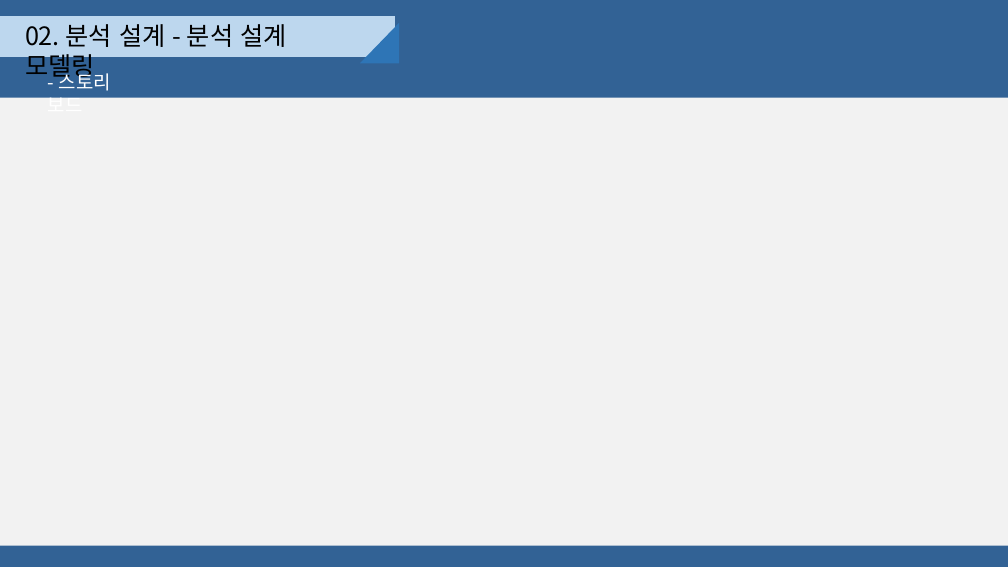
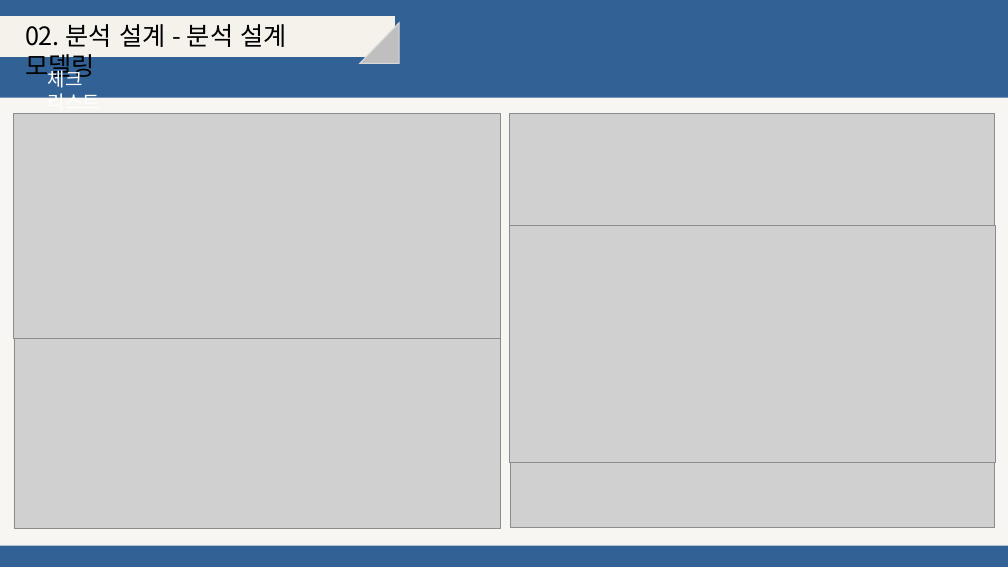
Before and after one commit to djyoon956/OWL_Refactoring, a slide deck: slide 18 of 4조/발표영상 및 PPT/OWL.pptx (slide 19 before the commit). Drawn at 1008x567 pixels with LibreOffice and Linux fonts; fonts in the diff are those of the drawing; grey boxes stand for pictures. Boxes give left, top, right and bottom in pixels: in the first picture for what was removed or moved away, otherwise in the second. Text is boxed around its words. In the diff, an @@ line names an element or a change of style, - is before the commit and + after.

```diff
--- a/4조/발표영상 및 PPT/OWL.pptx
+++ b/4조/발표영상 및 PPT/OWL.pptx
@@ rectangle at bbox=[0, 17, 394, 57]: fill #BDD7EE to #F5F1EB; outline #BDD7EE 1 pt to #F5F1EB 1 pt @@
@@ right triangle at bbox=[360, 23, 399, 64]: fill #2E75B6 to #BFBFBF; outline none to #D9D9D9 1 pt @@
@@ text removed at bbox=[48, 70, 111, 98] @@
-- 스토리 보드
@@ text added at bbox=[48, 67, 100, 114], 18 pt, text #FFFFFF @@
+체크 리스트
@@ rectangle at bbox=[0, 98, 1008, 546]: fill #F2F2F2 to #F8F6F2 @@
@@ picture added at bbox=[13, 113, 501, 338] @@
@@ picture added at bbox=[510, 113, 995, 225] @@
@@ picture added at bbox=[510, 225, 996, 463] @@
@@ picture added at bbox=[14, 337, 501, 529] @@
@@ picture added at bbox=[510, 462, 995, 528] @@
```
Also in this commit, not shown: 16 other slides changed, 4 slides added, 2 slides removed, 2 other files.
